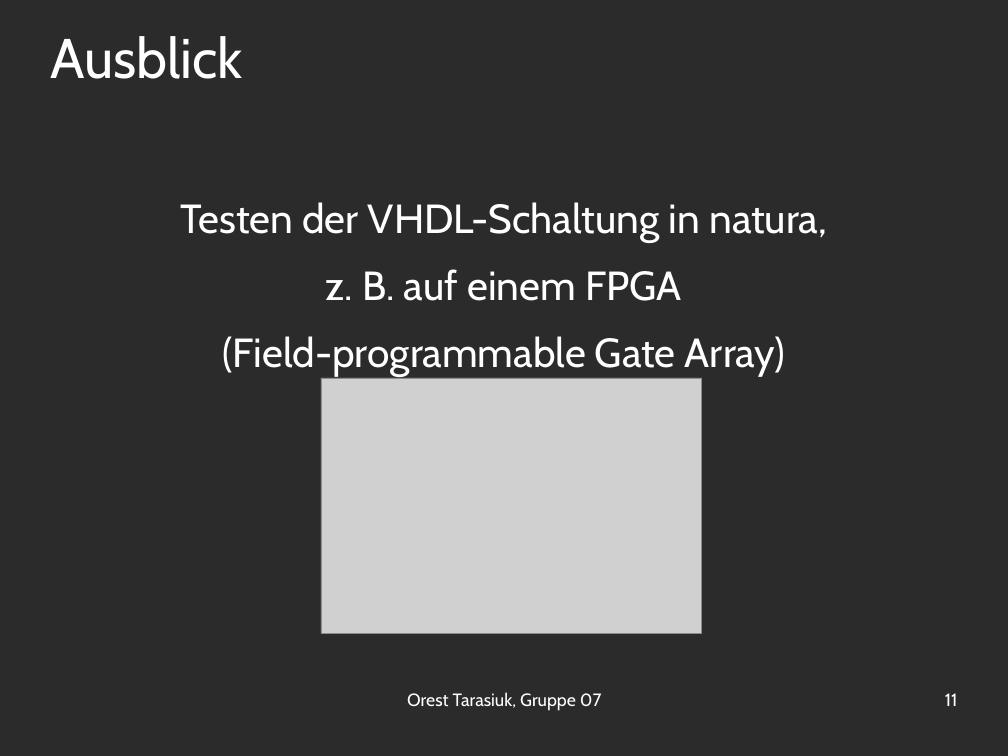
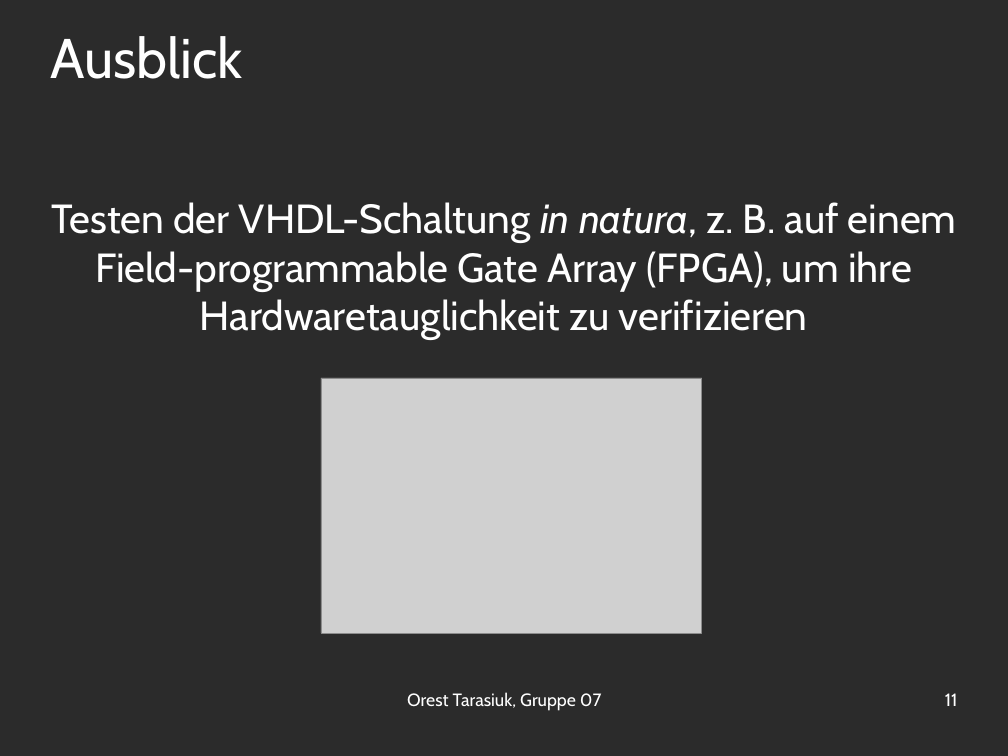
Before and after one commit to OrestTa/etip, a slide deck: slide 11 of Projekt1/Protokolle/verlauf1.odp. Drawn at 1008x756 pixels with LibreOffice and Linux fonts; fonts in the diff are those of the drawing; grey boxes stand for pictures; background and template pictures are left out; a plain dark background stands for a picture behind light text. Boxes give left, top, right and bottom in pixels: in the first picture for what was removed or moved away, otherwise in the second. Text is boxed around its words. In the diff, an @@ line names an element or a change of style, - is before the commit and + after.

```diff
--- a/Projekt1/Protokolle/verlauf1.odp
+++ b/Projekt1/Protokolle/verlauf1.odp
@@ text at bbox=[51, 202, 957, 340]: text changed @@
-Testen der VHDL-Schaltung in natura,
-z. B. auf einem FPGA
-(Field-programmable Gate Array)
+Testen der VHDL-Schaltung in natura, z. B. auf einem Field-programmable Gate Array (FPGA), um ihre Hardwaretauglichkeit zu verifizieren
```
Also in this commit, not shown: 4 other slides changed.
